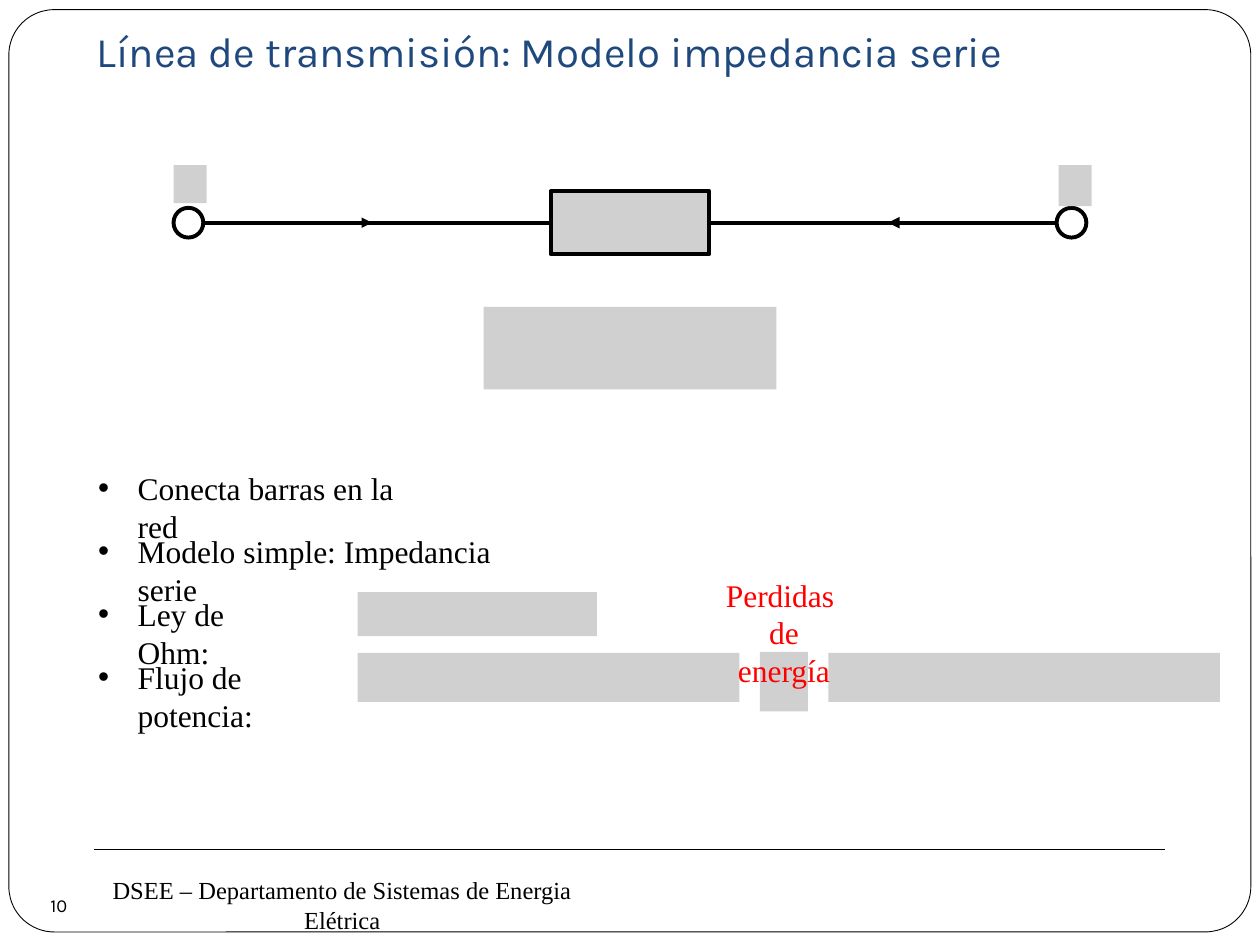
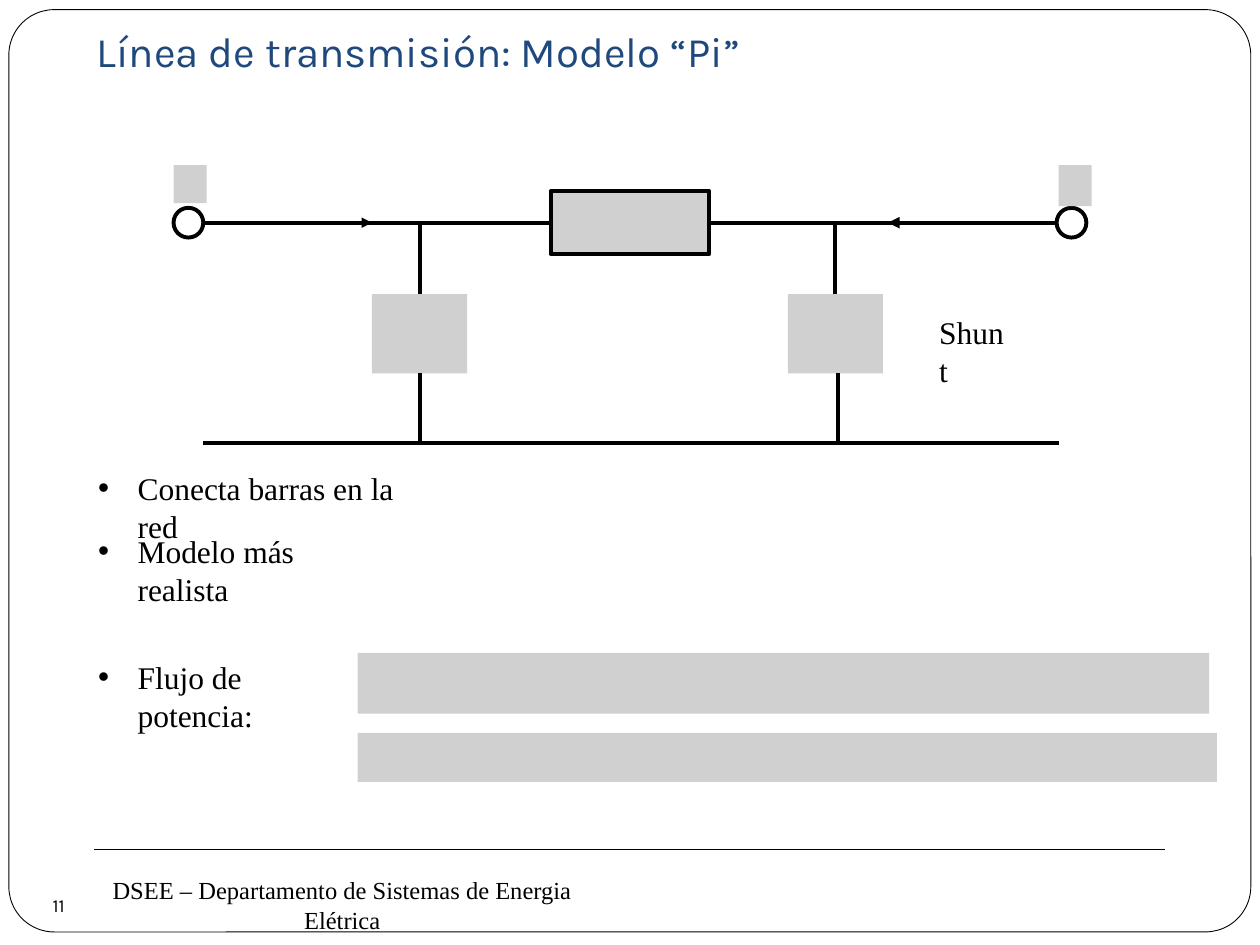
Before and after one commit to erikfilias/Power-Systems-Optimization-using-Julia-Language, a slide deck: slide 11 of 1. Lectures/Introducción a la Optimización aplicada a Sistemas de Energía Eléctrica/Dia 2/5. Power Flow.pptx (slide 10 before the commit). Drawn at 1260x945 pixels with LibreOffice and Linux fonts; fonts in the diff are those of the drawing; grey boxes stand for pictures; background and template pictures are left out. Boxes give left, top, right and bottom in pixels: in the first picture for what was removed or moved away, otherwise in the second. Text is boxed around its words. In the diff, an @@ line names an element or a change of style, - is before the commit and + after.

```diff
--- a/1. Lectures/Introducción a la Optimización aplicada a Sistemas de Energía Eléctrica/Dia 2/5. Power Flow.pptx
+++ b/1. Lectures/Introducción a la Optimización aplicada a Sistemas de Energía Eléctrica/Dia 2/5. Power Flow.pptx
@@ text at <box>97,35,740,68</box>: text changed @@
-Línea de transmisión: Modelo impedancia serie
+Línea de transmisión: Modelo “Pi”
@@ line added from (420, 294) to (420, 223), #000000 2.25 pt @@
@@ line added from (835, 294) to (835, 223), #000000 2.25 pt @@
@@ picture added at <box>372,294,467,373</box> @@
@@ picture added at <box>788,294,883,373</box> @@
@@ picture removed at <box>484,307,777,389</box> @@
@@ text added at <box>927,307,1018,358</box>, 18 pt, text #000000 @@
+Shunt
@@ line added from (420, 373) to (420, 442), #000000 2.25 pt @@
@@ line added from (838, 373) to (838, 442), #000000 2.25 pt @@
@@ line added from (203, 442) to (1058, 442), #000000 2.25 pt @@
@@ text at <box>138,541,294,602</box>: text changed @@
-• Modelo simple: Impedancia serie
+• Modelo más realista
@@ picture removed at <box>358,592,597,636</box> @@
@@ text removed at <box>726,585,834,689</box> @@
-Perdidas
-de energía
@@ text removed at <box>138,604,224,670</box> @@
-• Ley de Ohm:
@@ picture: place and size @@
-picture at <box>358,653,740,702</box>
+picture at <box>358,653,1210,713</box>
@@ picture removed at <box>760,651,808,711</box> @@
@@ picture removed at <box>828,653,1220,702</box> @@
@@ picture added at <box>358,733,1217,782</box> @@
@@ page number at <box>53,900,65,912</box>: text changed @@
-10
+11
```
Also in this commit, not shown: 1 other slide changed, 4 slides added.
